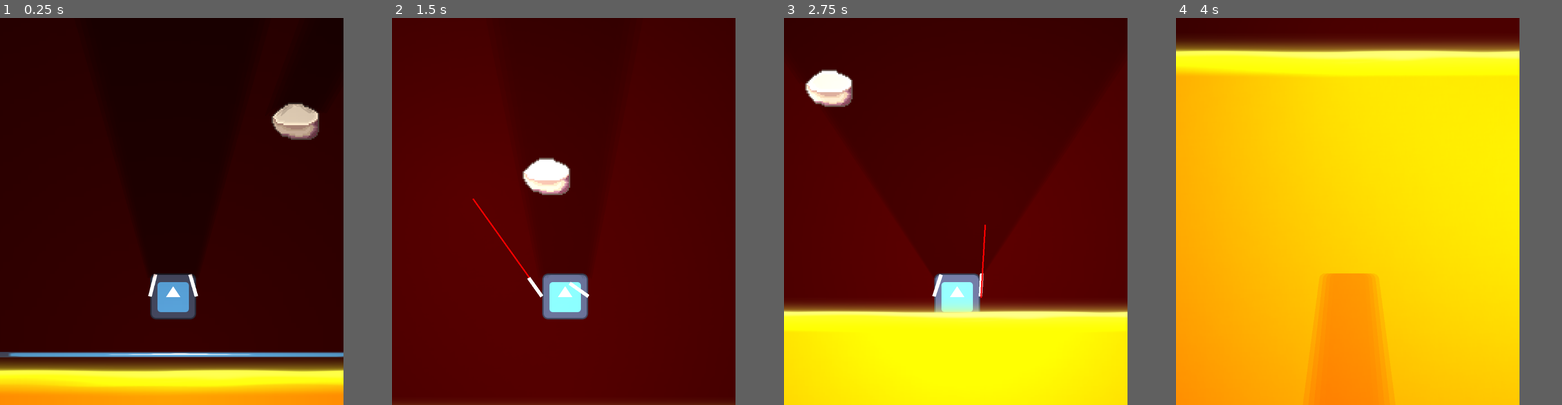
Above: before the commit, frames 1-4 (left to right).
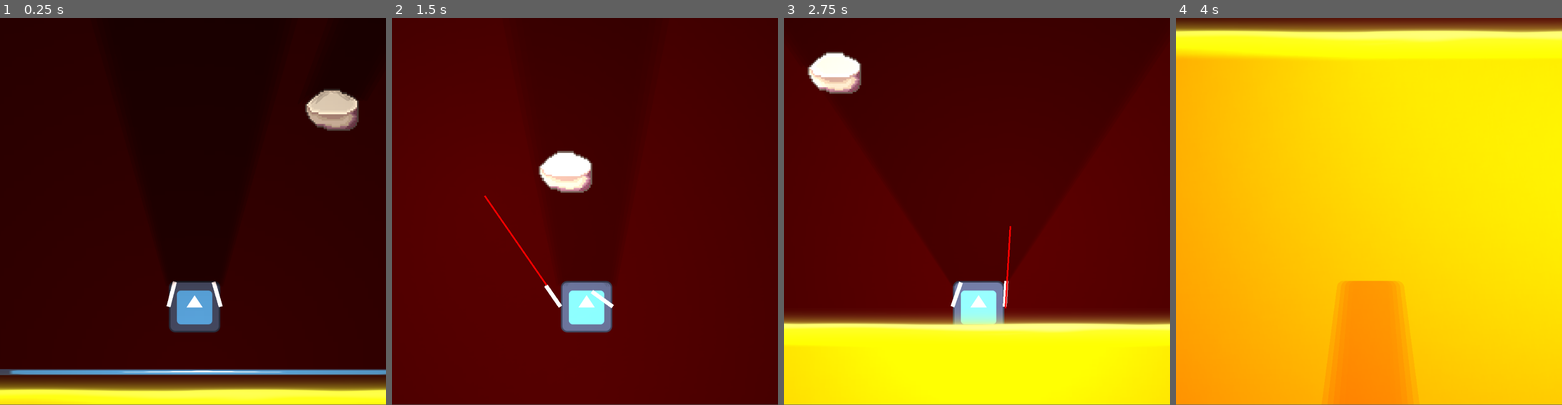
Above: after the commit, the same moments.

Repository: Z3BINI/mini_jam_june
Game: Godot game, scene res://scenes/world/testing_grounds.tscn
Two runs of this game, one before a commit and one after it. Both use one fixed random seed, a clock stepped at 60 frames per second and the inputs below. The engine's default icon, where the game draws it, is replaced by a stand-in: a white triangle on a blue panel in a dark square.
Inputs (mouse positions are in pixels of both pictures, inside the frame that each line leads up to):
- Up to frame 1 (0.25 s): no input
- Up to frame 2 (1.5 s): move the mouse to (639, 192) at 0.52 s; hold D (move_right) 0.53-1.28 s; hold Space (boost) 0.53-1.28 s; move the mouse to (496, 230) at 1.27 s; hold A (move_left) from 1.28 s (still down); click (496, 230) at 1.35 s
- Up to frame 3 (2.75 s): move the mouse to (988, 126) at 2.02 s; release A (move_left) at 2.03 s; hold D (move_right) from 2.03 s (still down); hold Right mouse button (shoot_grapple_right) from 2.03 s (still down)
- Up to frame 4 (4 s): move the mouse to (1330, 288) at 2.77 s; release Right mouse button (shoot_grapple_right) at 2.78 s; tap Space (boost) at 2.85 s; move the mouse to (1450, 269) at 3.52 s; release D (move_right) at 3.53 s; press the mouse at (1450, 269) at 3.53 s; hold A (move_left) from 3.53 s (still down)
The window is 711x800 before the commit and 799x799 after it. Grey fills any space a smaller window leaves; there, only what the larger window draws over its background counts as a difference.

The runs differ from the first frame. In frame 1, 17% of the frame differs, in the area x 0-100%, y 18-100%; in frame 2, 4.0%; in frame 3, 13%; in frame 4, 18%, in the area x 0-100%, y 0-100%.

Commit message:
To fit most screens vertically

Diff:
--- a/project.godot
+++ b/project.godot
@@ -20,7 +20,7 @@
 window/size/viewport_width=1920
 window/size/viewport_height=1080
 window/size/window_width_override=960
-window/size/window_height_override=1080
+window/size/window_height_override=960
 
 [input]
 
